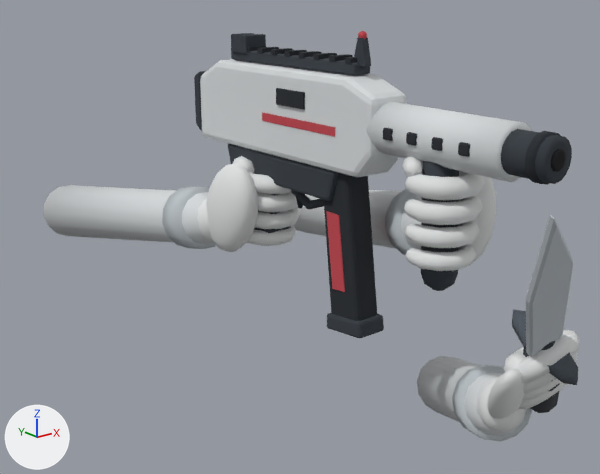
What one commit did to the glTF model Assets/Weapons/neutrophil.glb.
Camera for both pictures: a 50 mm lens placed at (-0.556, -0.748, 0.232), pointed at (0.119, 0.096, -0.106). The lights are fixed; the arrows at lower left show +X, +Y and +Z. The older version comes first.

Script lines for the objects in view, before the commit:
```python
me_w_neutrophil_arm_l = bpy.data.meshes.new('w_neutrophil.arm_l')
me_w_neutrophil_arm_l.from_pydata(...)  # 752 vertices, 1468 faces; spans x -0.037..0.444, y -0.295..0.459, z -0.233..0.081
me_w_neutrophil_arm_l.materials.append(mat_cel_vertex)
me_w_neutrophil_arm_r = bpy.data.meshes.new('w_neutrophil.arm_r')
me_w_neutrophil_arm_r.from_pydata(...)  # 752 vertices, 1468 faces; spans x -0.079..0.039, y -0.045..0.535, z -0.177..0.036
me_w_neutrophil_arm_r.materials.append(mat_cel_vertex)
me_w_neutrophil_mag = bpy.data.meshes.new('w_neutrophil.mag')
me_w_neutrophil_mag.from_pydata(...)  # 120 vertices, 228 faces; spans x -0.018..0.018, y -0.174..-0.104, z -0.13..0.05
me_w_neutrophil_mag.materials.append(mat_cel_vertex)
ob_w_neutrophil_arm_l = bpy.data.objects.new('w_neutrophil.arm_l', me_w_neutrophil_arm_l)
ob_w_neutrophil_arm_l.location = (0.0, 0.0, 0.0)
ob_w_neutrophil_arm_r = bpy.data.objects.new('w_neutrophil.arm_r', me_w_neutrophil_arm_r)
ob_w_neutrophil_arm_r.location = (0.0, 0.0, 0.0)
ob_w_neutrophil_mag = bpy.data.objects.new('w_neutrophil.mag', me_w_neutrophil_mag)
ob_w_neutrophil_mag.location = (0.0, 0.0, 0.0)
# also in view: 'w_neutrophil.body' at (-0.001, -0.126, 0.056); 'w_neutrophil.melee' at (0.125, -0.212, -0.15)
```
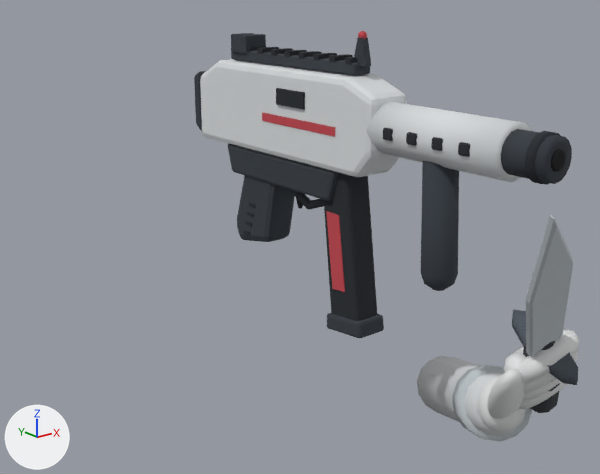
What the commit changed:
Object 'w_neutrophil.arm_l' (ob_w_neutrophil_arm_l) is deleted.
Object 'w_neutrophil.arm_r' (ob_w_neutrophil_arm_r) is deleted.

Changed parts and their boxes [x1, y1, x2, y2] in the pictures (600 x 474 px):
'w_neutrophil.arm_r', deleted: before [44, 156, 300, 252]
'w_neutrophil.arm_l', deleted: before [293, 157, 496, 271]
